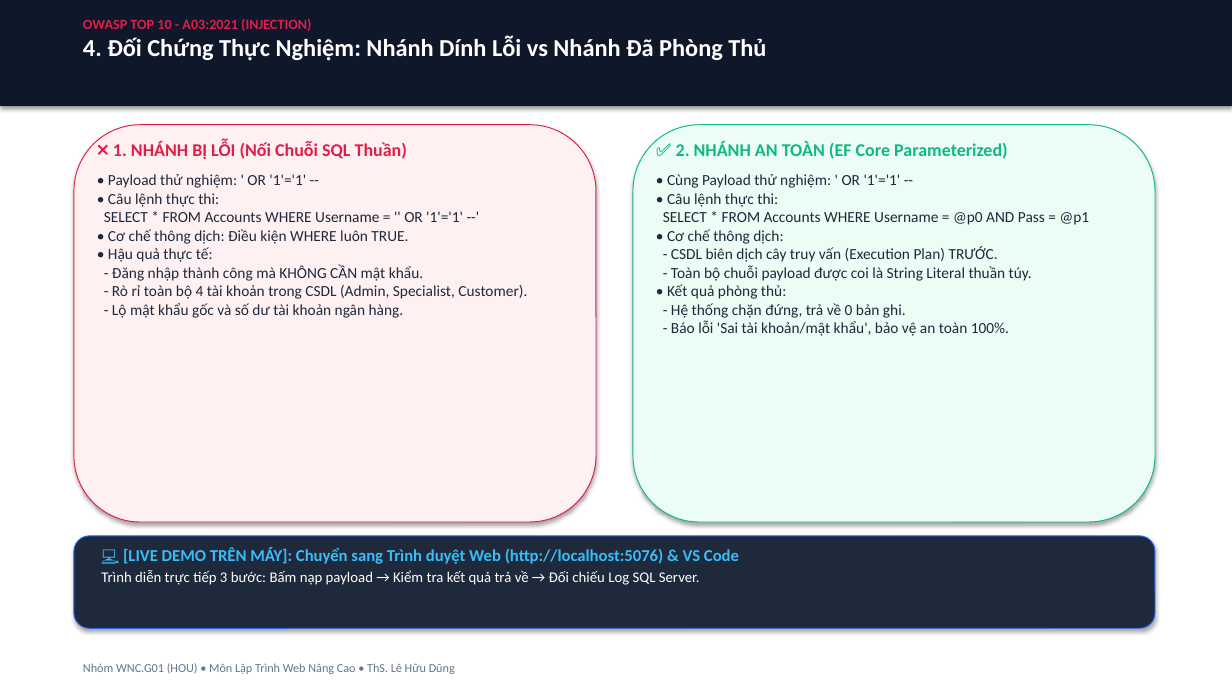
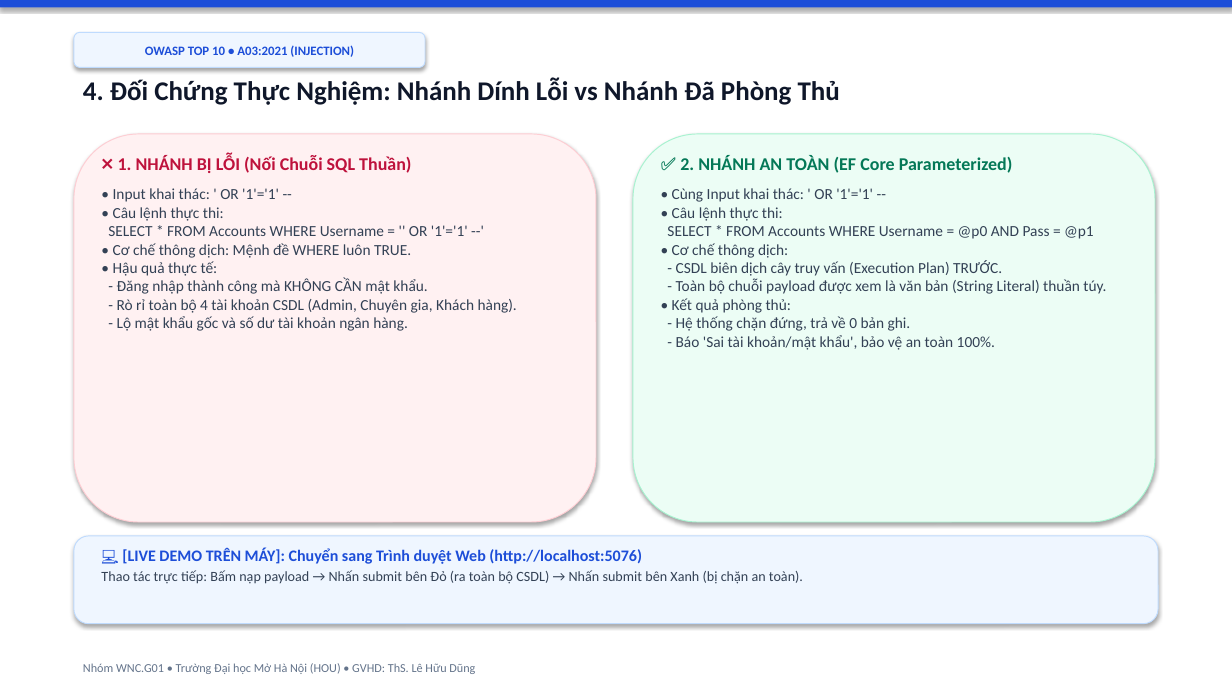
Before and after one commit to hocjsoo/OWASP_Demo, a slide deck: slide 5 of Slide_OWASP_SQL_Injection.pptx. Drawn at 1232x693 pixels with LibreOffice and Linux fonts; fonts in the diff are those of the drawing. Boxes give left, top, right and bottom in pixels: in the first picture for what was removed or moved away, otherwise in the second. Text is boxed around its words. In the diff, an @@ line names an element or a change of style, - is before the commit and + after.

Commit message:
feat: redesign entire presentation with modern Gamma/Canva light theme optimized for classroom projectors

```diff
--- a/Slide_OWASP_SQL_Injection.pptx
+++ b/Slide_OWASP_SQL_Injection.pptx
@@ rectangle: place and size @@
-rectangle at <box>0,0,1232,106</box>
+rectangle at <box>0,0,1232,7</box>
@@ rectangle at <box>0,0,1232,7</box>: fill #0F172A to #1D4ED8 @@
@@ text at <box>83,18,311,31</box>: paragraph removed @@
-OWASP TOP 10 - A03:2021 (INJECTION)
@@ rounded rectangle added at <box>74,32,425,67</box>, fill #EFF6FF, outline #BFDBFE 0.75 pt, 10 pt, text #1D4ED8, bold @@
+OWASP TOP 10 • A03:2021 (INJECTION)
@@ text "4. Đối Chứng Thực Nghiệm: ...": place and size @@
-text "4. Đối Chứng Thực Nghiệm: ..." at <box>83,18,766,61</box>
+text "4. Đối Chứng Thực Nghiệm: ..." at <box>83,78,840,105</box>
@@ text "4. Đối Chứng Thực Nghiệm: ..." at <box>83,78,840,105</box>: size 19 to 21 pt, text colour #FFFFFF to #0F172A @@
@@ rounded rectangle: place and size @@
-rounded rectangle at <box>74,125,596,522</box>
+rounded rectangle at <box>74,134,596,522</box>
@@ rounded rectangle at <box>74,134,596,522</box>: outline #E11D48 0.75 pt to #FECDD3 0.75 pt @@
@@ text "❌ 1. NHÁNH BỊ LỖI ...": place and size @@
-text "❌ 1. NHÁNH BỊ LỖI ..." at <box>104,141,527,318</box>
+text "❌ 1. NHÁNH BỊ LỖI ..." at <box>108,155,517,331</box>
@@ rounded rectangle: place and size @@
-rounded rectangle at <box>633,125,1155,522</box>
+rounded rectangle at <box>633,134,1155,522</box>
@@ rounded rectangle at <box>633,134,1155,522</box>: outline #10B981 0.75 pt to #A7F3D0 0.75 pt @@
@@ text "✅ 2. NHÁNH AN TOÀN ...": place and size @@
-text "✅ 2. NHÁNH AN TOÀN ..." at <box>663,141,1090,336</box>
+text "✅ 2. NHÁNH AN TOÀN ..." at <box>667,155,1106,350</box>
@@ text at <box>118,155,411,173</box>: text colour #E11D48 to #BE123C in "❌ 1. NHÁNH BỊ LỖI (Nối Chuỗi ..." @@
@@ text at <box>680,155,1013,173</box>: text colour #10B981 to #047857 in "✅ 2. NHÁNH AN TOÀN (EF Core ..." @@
@@ text at <box>108,188,517,331</box>: text changed; text colour #1E293B to #334155 @@
-• Payload thử nghiệm: ' OR '1'='1' --
-• Câu lệnh thực thi:
-SELECT * FROM Accounts WHERE Username = '' OR '1'='1' --'
-• Cơ chế thông dịch: Điều kiện WHERE luôn TRUE.
-• Hậu quả thực tế:
-- Đăng nhập thành công mà KHÔNG CẦN mật khẩu.
-- Rò rỉ toàn bộ 4 tài khoản trong CSDL (Admin, Specialist, Customer).
-- Lộ mật khẩu gốc và số dư tài khoản ngân hàng.
+• Input khai thác: ' OR '1'='1' --
+• Câu lệnh thực thi:
+SELECT * FROM Accounts WHERE Username = '' OR '1'='1' --'
+• Cơ chế thông dịch: Mệnh đề WHERE luôn TRUE.
+• Hậu quả thực tế:
+- Đăng nhập thành công mà KHÔNG CẦN mật khẩu.
+- Rò rỉ toàn bộ 4 tài khoản CSDL (Admin, Chuyên gia, Khách hàng).
+- Lộ mật khẩu gốc và số dư tài khoản ngân hàng.
@@ text at <box>667,188,1106,350</box>: text changed; text colour #1E293B to #334155 @@
-• Cùng Payload thử nghiệm: ' OR '1'='1' --
-• Câu lệnh thực thi:
-SELECT * FROM Accounts WHERE Username = @p0 AND Pass = @p1
-• Cơ chế thông dịch:
-- CSDL biên dịch cây truy vấn (Execution Plan) TRƯỚC.
-- Toàn bộ chuỗi payload được coi là String Literal thuần túy.
-• Kết quả phòng thủ:
-- Hệ thống chặn đứng, trả về 0 bản ghi.
-- Báo lỗi 'Sai tài khoản/mật khẩu', bảo vệ an toàn 100%.
+• Cùng Input khai thác: ' OR '1'='1' --
+• Câu lệnh thực thi:
+SELECT * FROM Accounts WHERE Username = @p0 AND Pass = @p1
+• Cơ chế thông dịch:
+- CSDL biên dịch cây truy vấn (Execution Plan) TRƯỚC.
+- Toàn bộ chuỗi payload được xem là văn bản (String Literal) thuần túy.
+• Kết quả phòng thủ:
+- Hệ thống chặn đứng, trả về 0 bản ghi.
+- Báo 'Sai tài khoản/mật khẩu', bảo vệ an toàn 100%.
@@ rounded rectangle: place and size @@
-rounded rectangle at <box>74,536,1155,628</box>
+rounded rectangle at <box>74,536,1158,624</box>
@@ rounded rectangle at <box>74,536,1158,624</box>: fill #1E293B to #EFF6FF; outline #2563EB 0.75 pt to #BFDBFE 0.75 pt @@
@@ text at <box>101,548,803,584</box>: text changed; size 11.5 to 11 pt; text colour #FFFFFF to #334155 @@
-💻 [LIVE DEMO TRÊN MÁY]: Chuyển sang Trình duyệt Web (http://localhost:5076) & VS Code
-Trình diễn trực tiếp 3 bước: Bấm nạp payload → Kiểm tra kết quả trả về → Đối chiếu Log SQL Server.
+💻 [LIVE DEMO TRÊN MÁY]: Chuyển sang Trình duyệt Web (http://localhost:5076)
+Thao tác trực tiếp: Bấm nạp payload → Nhấn submit bên Đỏ (ra toàn bộ CSDL) → Nhấn submit bên Xanh (bị chặn an toàn).
@@ text at <box>83,663,475,674</box>: text changed @@
-Nhóm WNC.G01 (HOU) • Môn Lập Trình Web Nâng Cao • ThS. Lê Hữu Dũng
+Nhóm WNC.G01 • Trường Đại học Mở Hà Nội (HOU) • GVHD: ThS. Lê Hữu Dũng
```
Also in this commit, not shown: 7 other slides changed, 2 other files.
